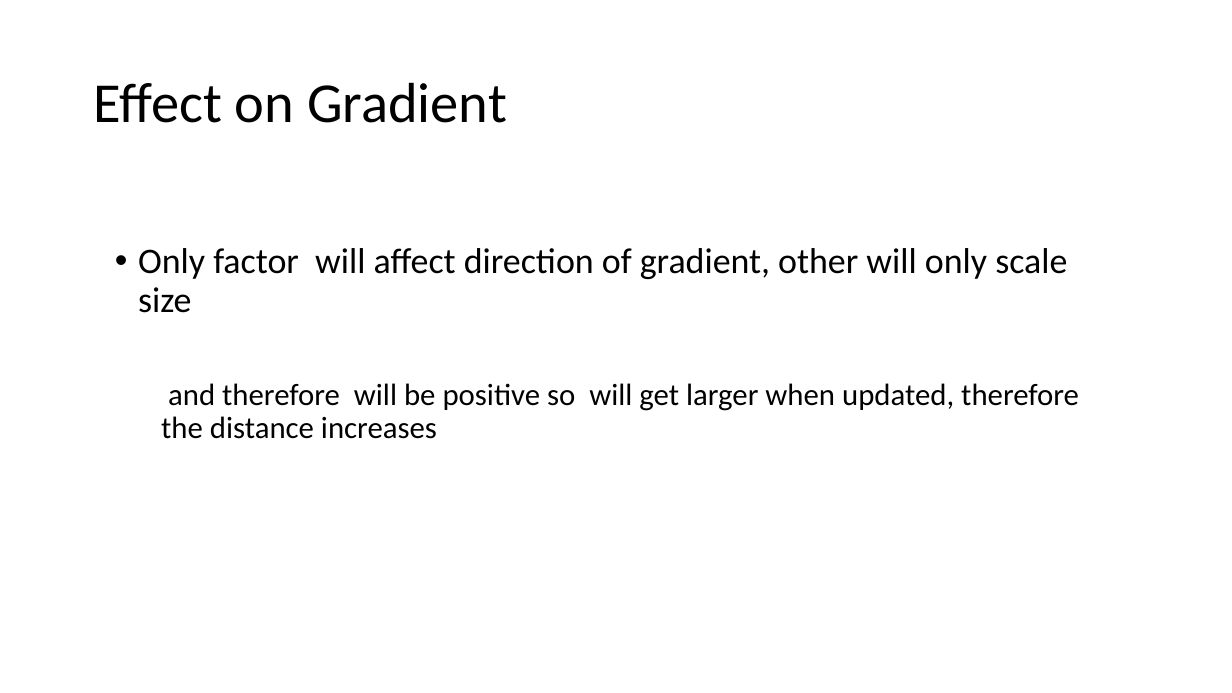
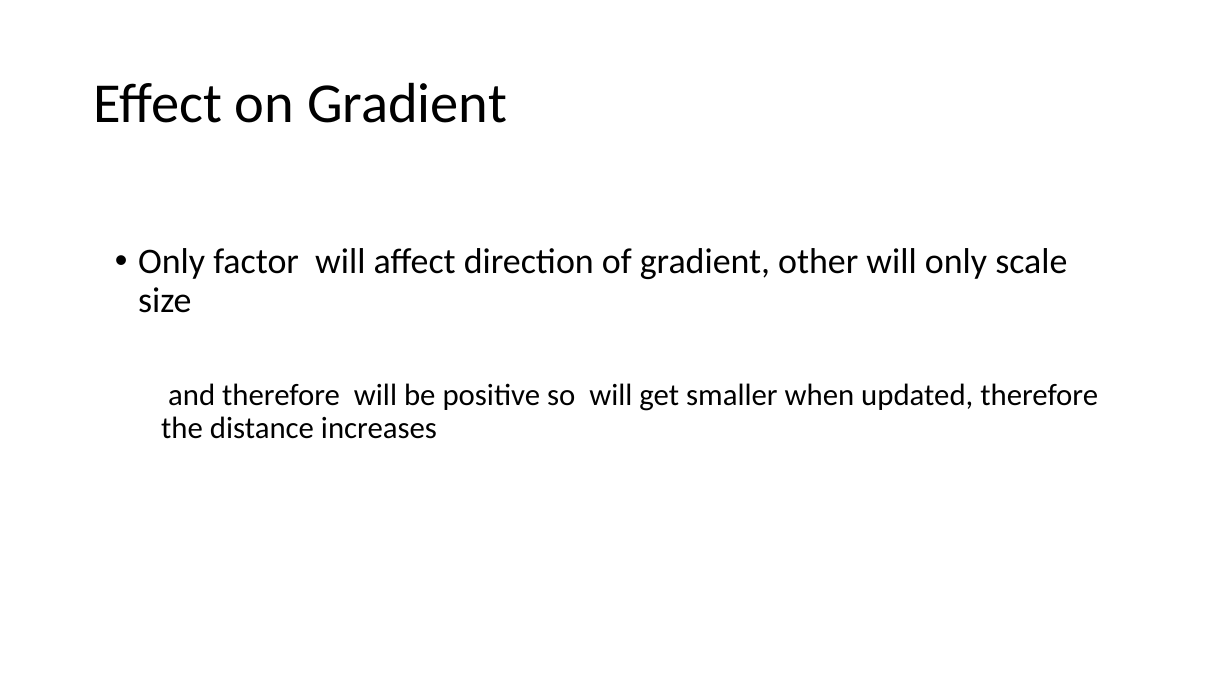
Before and after one commit to philippvb/Bachelorarbeit, a slide deck: slide 24 of presentation/Bachelorthesis_Presentation.odp. Drawn at 1232x693 pixels with LibreOffice and Linux fonts; fonts in the diff are those of the drawing. Boxes give left, top, right and bottom in pixels: in the first picture for what was removed or moved away, otherwise in the second. Text is boxed around its words. In the diff, an @@ line names an element or a change of style, - is before the commit and + after.

```diff
--- a/presentation/Bachelorthesis_Presentation.odp
+++ b/presentation/Bachelorthesis_Presentation.odp
@@ text at [161,383,1098,439]: text changed @@
-  and therefore will be positive so will get larger when updated, therefore the distance increases
+  and therefore will be positive so will get smaller when updated, therefore the distance increases
```
Also in this commit, not shown: 20 other slides changed, 16 slides added, 5 slides removed, 21 other files.
